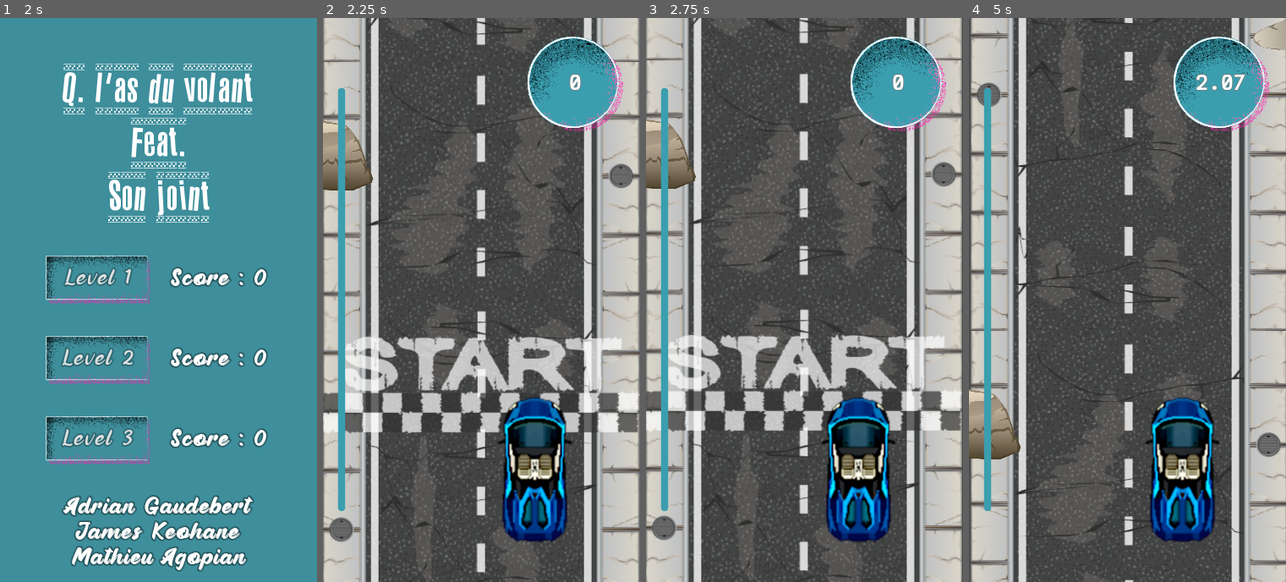
Above: before the commit, frames 1-4 (left to right).
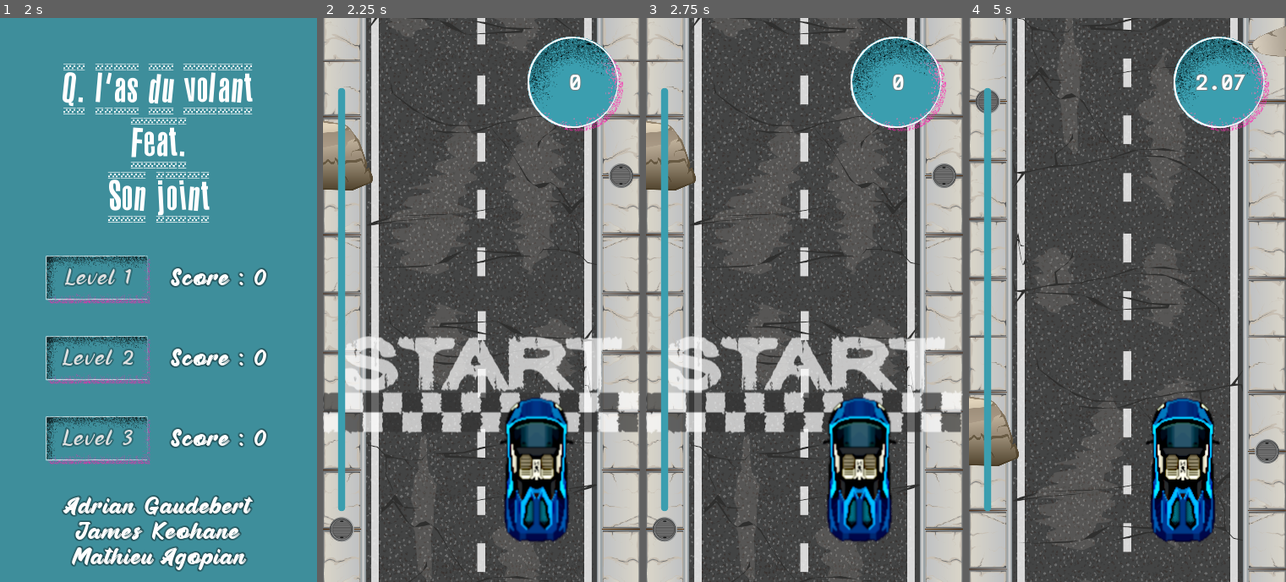
Above: after the commit, the same moments.

Repository: adngdb/coopjam
Game: Godot game, scene res://GUI/StartScreen/StartScreen.tscn
Same seed, same stepped clock (60 frames per second), same inputs: the game is played once before the commit and once after it.
Inputs (mouse positions are in pixels of both pictures, inside the frame that each line leads up to):
- Up to frame 1 (2 s): tap Enter at 0.5 s; move the mouse to (228, 271) at 0.52 s; hold Right (ui_right) 0.53-1.28 s; click (228, 271) at 0.6 s; tap Space at 1.25 s; move the mouse to (95, 328) at 1.27 s; hold Left (ui_left) from 1.28 s (still down); click (95, 328) at 1.35 s
- Up to frame 2 (2.25 s): release Left (ui_left) at 2 s; click "Level 1" at 2 s
- Up to frame 3 (2.75 s): no input
- Up to frame 4 (5 s): move the mouse to (1159, 175) at 2.77 s; hold Right (ui_right) 2.78-4.28 s; click (1159, 175) at 2.85 s; move the mouse to (1111, 412) at 3.52 s; click (1111, 412) at 3.6 s; move the mouse to (1222, 384) at 4.27 s; hold Left (ui_left) from 4.28 s (still down); click (1222, 384) at 4.35 s

Frame 1 is identical in both runs. In frame 2, 4.9% of the frame differs, in the area x 0-100%, y 0-100%; in frame 3, 13%; in frame 4, 19%.

Commit message:
Better car vibration.

Diff:
--- a/Qlas/Objects/PlayerCar/PlayerCar.gd
+++ b/Qlas/Objects/PlayerCar/PlayerCar.gd
@@ -4,11 +4,9 @@
 export var inc_speed := 150.0
 export var dec_speed := 300.0
 export var in_lane_pos := 65.0
-export var vibrate_strength := 1
 
 var speed := 0.0
 var motion = Vector2(0.0, -1.0)
-onready var TweenNode = $Tween
 
 
 func _get_input():
@@ -39,23 +37,6 @@
 			speed += inc_speed
 
 
-func _vibrate_car():
-	var randX = rand_range(-vibrate_strength, vibrate_strength)
-	var randY = rand_range(-vibrate_strength, vibrate_strength)
-	var startVector = Vector2(randX, randY)
-	var endVector = Vector2(-randX, -randY)
-	TweenNode.interpolate_method(
-		self, # Object on which to apply the tween
-		"translate", # Method to animate
-		startVector, # Start
-		endVector, # End
-		0.1, # Duration of the tween in seconds
-		Tween.TRANS_SINE, # Easing transformation
-		Tween.EASE_IN_OUT, # When to apply the easing function
-		0) # Delay
-	TweenNode.start()
-
-
 func _physics_process(delta):
 	_get_input()
 	speed -= dec_speed * delta
@@ -72,7 +53,6 @@
 
 
 func _ready():
-	_vibrate_car()
 	$Engine.play()
 	GameS.car = self
 
--- a/Qlas/Objects/PlayerCar/PlayerCar.tscn
+++ b/Qlas/Objects/PlayerCar/PlayerCar.tscn
@@ -6,6 +6,7 @@
 [ext_resource path="res://Assets/Sounds/engine.wav" type="AudioStream" id=4]
 [ext_resource path="res://GUI/UIComponents/Chrono.tscn" type="PackedScene" id=5]
 [ext_resource path="res://GUI/UIComponents/DistanceBar.tscn" type="PackedScene" id=6]
+[ext_resource path="res://Objects/PlayerCar/sprite_car_blue.gd" type="Script" id=7]
 
 [sub_resource type="RectangleShape2D" id=1]
 extents = Vector2( 25, 75 )
@@ -26,6 +27,11 @@
 
 [node name="sprite_car_blue" type="Sprite" parent="."]
 texture = ExtResource( 1 )
+script = ExtResource( 7 )
+
+[node name="Tween" type="Tween" parent="sprite_car_blue"]
+repeat = true
+playback/repeat = true
 
 [node name="CollCar" type="CollisionShape2D" parent="."]
 shape = SubResource( 2 )
@@ -61,10 +67,6 @@
 [node name="DistanceBar" parent="UI" instance=ExtResource( 6 )]
 
 [node name="Chrono" parent="UI" instance=ExtResource( 5 )]
-
-[node name="Tween" type="Tween" parent="."]
-repeat = true
-playback/repeat = true
 [connection signal="body_entered" from="StartDetector" to="." method="_on_StartDetector_body_entered"]
 [connection signal="body_entered" from="ObstacleDetector" to="." method="_on_ObstacleDetector_body_entered"]
 [connection signal="body_entered" from="FinishDetector" to="." method="_on_FinishDetector_body_entered"]
--- /dev/null
+++ b/Qlas/Objects/PlayerCar/sprite_car_blue.gd
@@ -0,0 +1,22 @@
+extends Sprite
+
+
+export var vibrate_strength := 0.5
+onready var TweenNode = $Tween
+
+# Called when the node enters the scene tree for the first time.
+func _ready():
+	_vibrate()
+
+
+func _vibrate():
+	TweenNode.interpolate_property(
+		self, # Object on which to apply the tween
+		"offset", # Property to animate
+		Vector2(vibrate_strength, vibrate_strength), # Start
+		Vector2(0, 0), # End
+		0.1, # Duration of the tween in seconds
+		Tween.TRANS_SINE, # Easing transformation
+		Tween.EASE_IN_OUT, # When to apply the easing function
+		0) # Delay
+	TweenNode.start()
Not shown: 1 places in Qlas/Objects/PlayerCar/PlayerCar.tscn that only renumber resources
